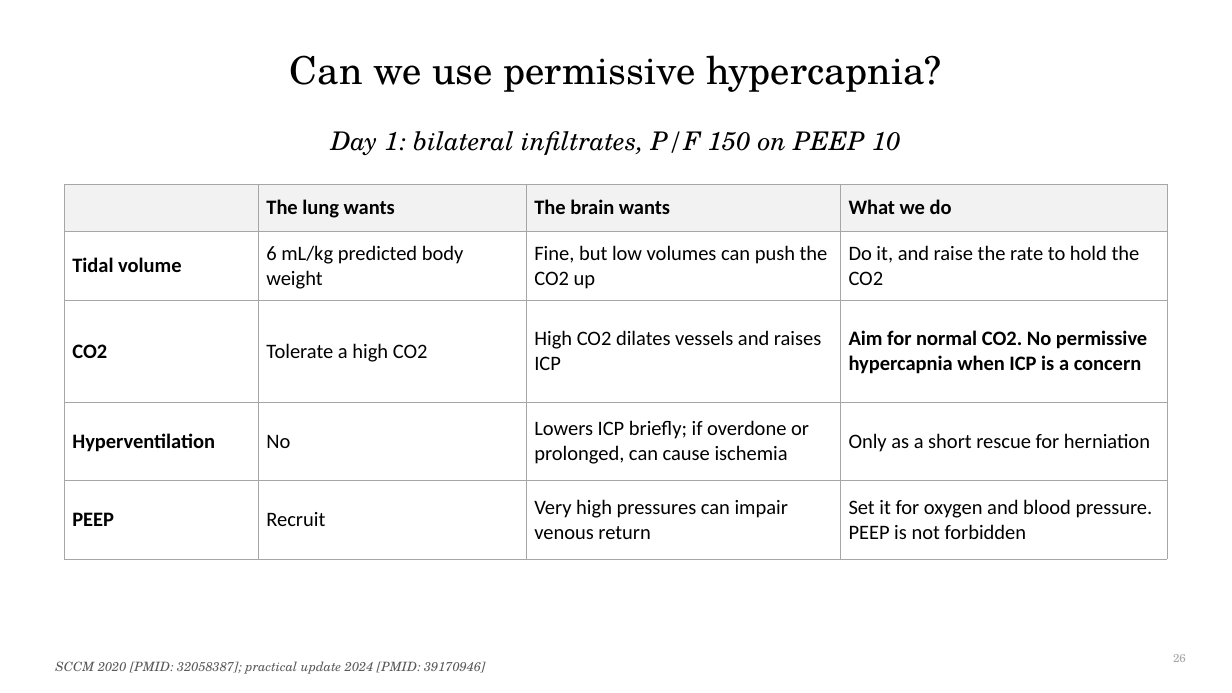
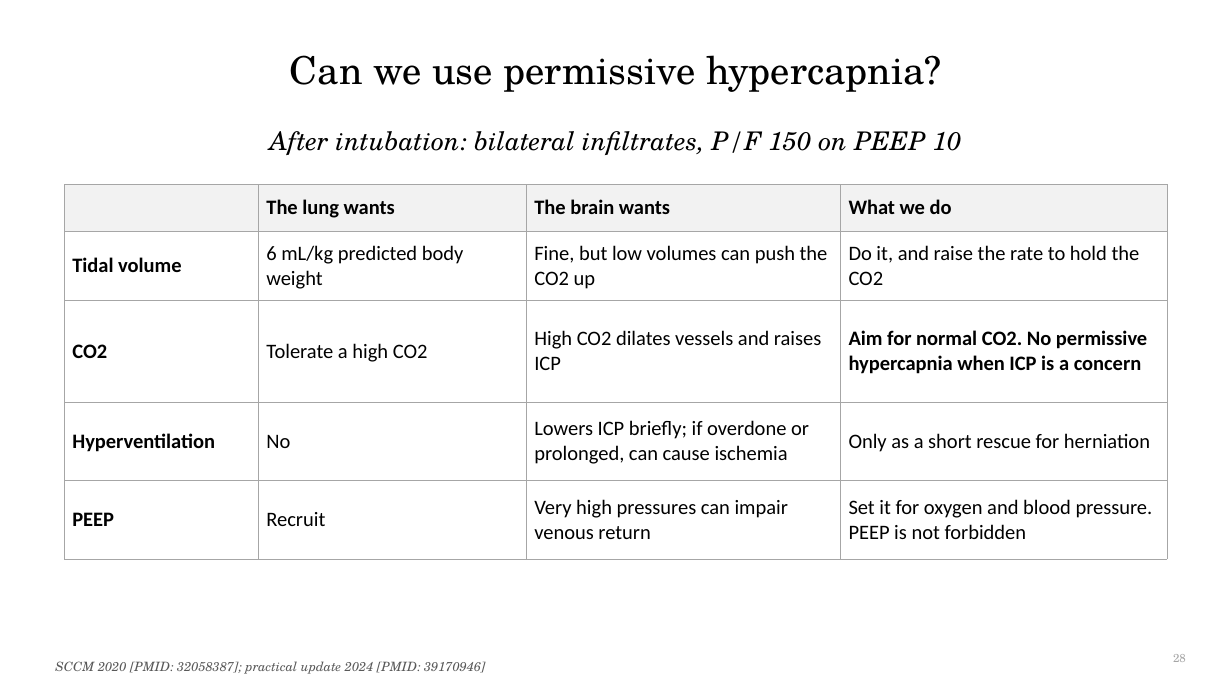
Before and after one commit to qaddodi/mohammad-almeqdadi-lectures, a slide deck: slide 28 of lectures/acute-liver-failure-aclf-in-icu/ALF and ACLF in the ICU.pptx (slide 26 before the commit). Drawn at 1232x693 pixels with LibreOffice and Linux fonts; fonts in the diff are those of the drawing. Boxes give left, top, right and bottom in pixels: in the first picture for what was removed or moved away, otherwise in the second. Text is boxed around its words. In the diff, an @@ line names an element or a change of style, - is before the commit and + after.

```diff
--- a/lectures/acute-liver-failure-aclf-in-icu/ALF and ACLF in the ICU.pptx
+++ b/lectures/acute-liver-failure-aclf-in-icu/ALF and ACLF in the ICU.pptx
@@ text at (270, 131, 962, 155): text changed @@
-Day 1: bilateral infiltrates, P/F 150 on PEEP 10
+After intubation: bilateral infiltrates, P/F 150 on PEEP 10
```
Also in this commit, not shown: 35 other slides changed, 12 slides added, 1 slide removed, 4 other files.
